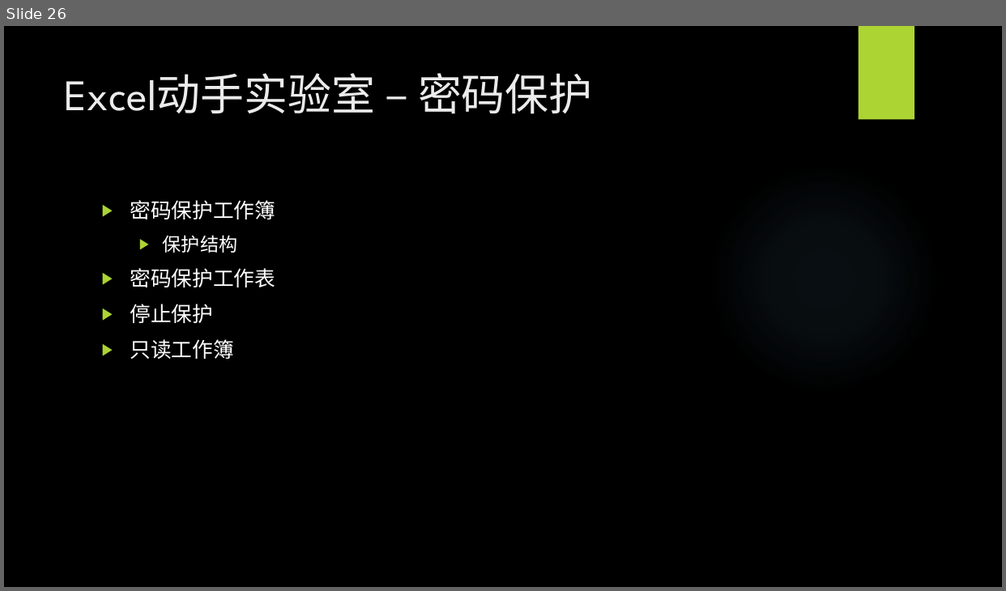
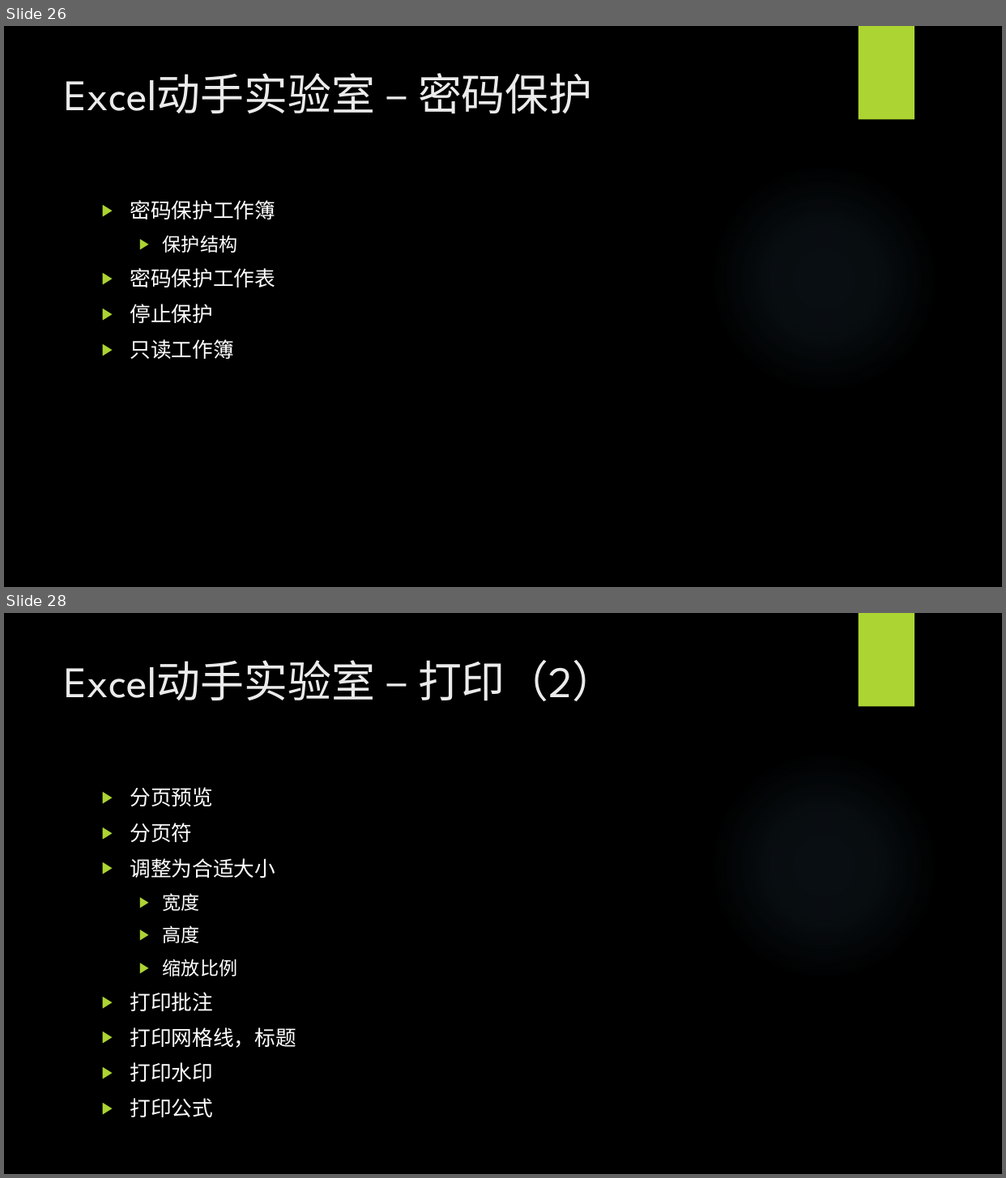
Before and after one commit to BigEgg/OfficeTraining, a slide deck: Excel动手实验室.pptx. Shown one above the other, each under a label of ours: slide 26 before the commit, slides 26 and 28 after it; the slides between them are not shown. The pictures are 1006x591 and 1006x1178 pixels, drawn with LibreOffice and Linux fonts; fonts in the diff are those of the drawing; background and template pictures are left out. Boxes give left, top, right and bottom in pixels: in the first picture for what was removed or moved away, otherwise in the second. Text is boxed around its words. In the diff, an @@ line names an element or a change of style, - is before the commit and + after.

```diff
--- a/Excel动手实验室.pptx
+++ b/Excel动手实验室.pptx
@@ slide 28 added at [4,613,1002,1174], background picture (left out); not listed: 2 template elements that a slide beside it also shows @@
@@ title added at [65,660,616,701], 42 pt, text #EBEBEB @@
+Excel动手实验室 – 打印（2）
@@ text added at [130,787,296,1118], 20 pt, text #FFFFFF @@
+▶ 分页预览
+▶ 分页符
+▶ 调整为合适大小
+  ▶ 宽度
+  ▶ 高度
+  ▶ 缩放比例
+▶ 打印批注
+▶ 打印网格线，标题
+▶ 打印水印
+▶ 打印公式
```
Also in this commit, not shown: 1 slide changed, 1 other slide added.
